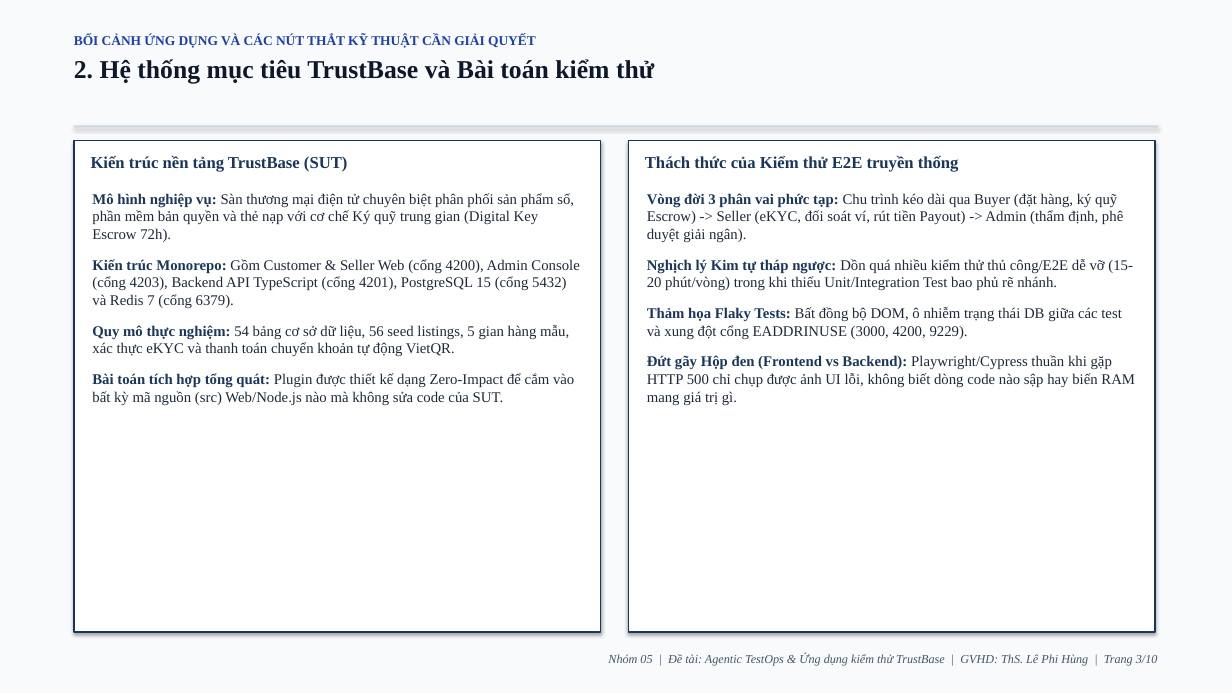
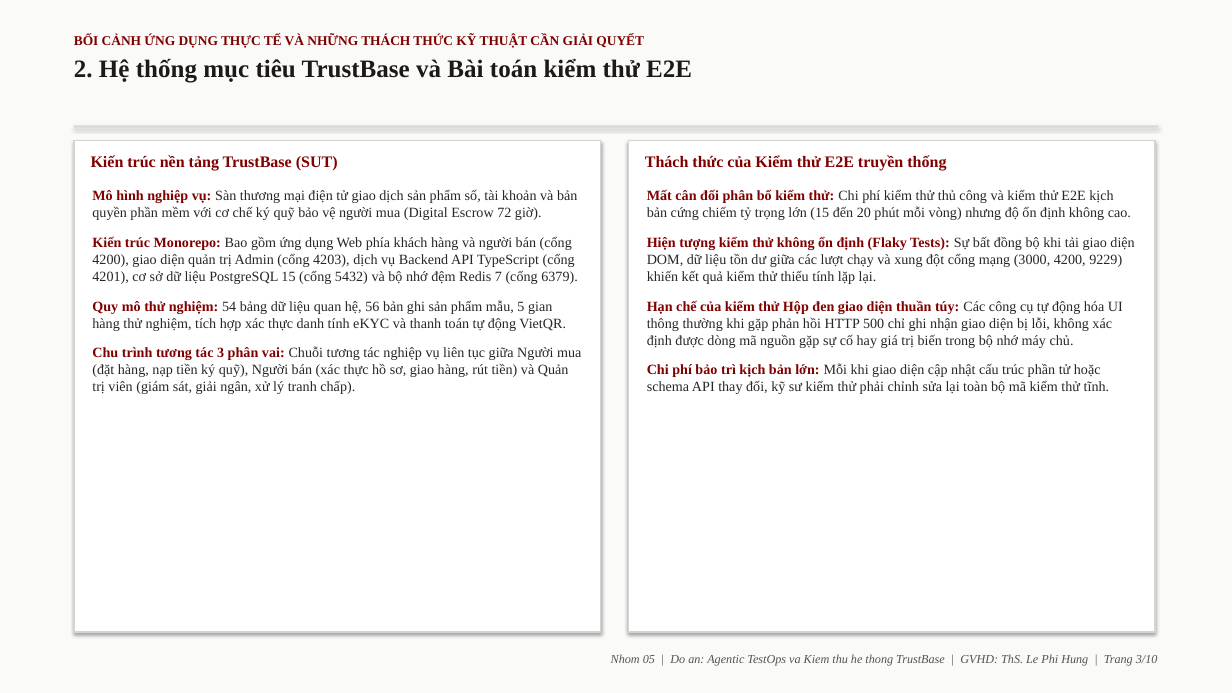
Before and after one commit to justpassingByte/agentic-test-ops, a slide deck: slide 3 of Nhom05_AgenticTestOps_ThuyetTrinh.pptx. Drawn at 1232x693 pixels with LibreOffice and Linux fonts; fonts in the diff are those of the drawing. Boxes give left, top, right and bottom in pixels: in the first picture for what was removed or moved away, otherwise in the second. Text is boxed around its words. In the diff, an @@ line names an element or a change of style, - is before the commit and + after.

Commit message:
docs: streamline submission deliverables into 4 core sections and 10 academic slides without blue theme

```diff
--- a/Nhom05_AgenticTestOps_ThuyetTrinh.pptx
+++ b/Nhom05_AgenticTestOps_ThuyetTrinh.pptx
@@ rectangle at (x1=0, y1=0, x2=1232, y2=693): fill #F8FAFC to #FAFAF9 @@
@@ text at (x1=74, y1=35, x2=692, y2=83): text changed; text colour #1E40AF to #800000 @@
-BỐI CẢNH ỨNG DỤNG VÀ CÁC NÚT THẮT KỸ THUẬT CẦN GIẢI QUYẾT
-2. Hệ thống mục tiêu TrustBase và Bài toán kiểm thử
+BỐI CẢNH ỨNG DỤNG THỰC TẾ VÀ NHỮNG THÁCH THỨC KỸ THUẬT CẦN GIẢI QUYẾT
+2. Hệ thống mục tiêu TrustBase và Bài toán kiểm thử E2E
@@ rectangle at (x1=74, y1=140, x2=601, y2=632): outline #1B365D 1 pt to #D6D3D1 1 pt @@
@@ rectangle at (x1=74, y1=126, x2=1158, y2=128): fill #CBD5E1 to #D6D3D1 @@
@@ rectangle at (x1=628, y1=140, x2=1155, y2=632): outline #1B365D 1 pt to #D6D3D1 1 pt @@
@@ text "Kiến trúc nền tảng TrustBase ..." at (x1=91, y1=155, x2=338, y2=171): size 13 to 12.5 pt, text colour #1B365D to #800000 @@
@@ text "Thách thức của Kiểm thử ..." at (x1=645, y1=155, x2=946, y2=171): size 13 to 12.5 pt, text colour #1B365D to #800000 @@
@@ text at (x1=92, y1=190, x2=581, y2=394): text changed; size 11.5 to 11 pt; text colour #1E293B to #292524 @@
-Mô hình nghiệp vụ: Sàn thương mại điện tử chuyên biệt phân phối sản phẩm số, phần mềm bản quyền và thẻ nạp với cơ chế Ký quỹ trung gian (Digital Key Escrow 72h).
-Kiến trúc Monorepo: Gồm Customer & Seller Web (cổng 4200), Admin Console (cổng 4203), Backend API TypeScript (cổng 4201), PostgreSQL 15 (cổng 5432) và Redis 7 (cổng 6379).
-Quy mô thực nghiệm: 54 bảng cơ sở dữ liệu, 56 seed listings, 5 gian hàng mẫu, xác thực eKYC và thanh toán chuyển khoản tự động VietQR.
-Bài toán tích hợp tổng quát: Plugin được thiết kế dạng Zero-Impact để cắm vào bất kỳ mã nguồn (src) Web/Node.js nào mà không sửa code của SUT.
+Mô hình nghiệp vụ: Sàn thương mại điện tử giao dịch sản phẩm số, tài khoản và bản quyền phần mềm với cơ chế ký quỹ bảo vệ người mua (Digital Escrow 72 giờ).
+Kiến trúc Monorepo: Bao gồm ứng dụng Web phía khách hàng và người bán (cổng 4200), giao diện quản trị Admin (cổng 4203), dịch vụ Backend API TypeScript (cổng 4201), cơ sở dữ liệu PostgreSQL 15 (cổng 5432) và bộ nhớ đệm Redis 7 (cổng 6379).
+Quy mô thử nghiệm: 54 bảng dữ liệu quan hệ, 56 bản ghi sản phẩm mẫu, 5 gian hàng thử nghiệm, tích hợp xác thực danh tính eKYC và thanh toán tự động VietQR.
+Chu trình tương tác 3 phân vai: Chuỗi tương tác nghiệp vụ liên tục giữa Người mua (đặt hàng, nạp tiền ký quỹ), Người bán (xác thực hồ sơ, giao hàng, rút tiền) và Quản trị viên (giám sát, giải ngân, xử lý tranh chấp).
@@ text at (x1=647, y1=189, x2=1134, y2=394): text changed; size 11.5 to 11 pt; text colour #1E293B to #292524 @@
-Vòng đời 3 phân vai phức tạp: Chu trình kéo dài qua Buyer (đặt hàng, ký quỹ Escrow) -> Seller (eKYC, đối soát ví, rút tiền Payout) -> Admin (thẩm định, phê duyệt giải ngân).
-Nghịch lý Kim tự tháp ngược: Dồn quá nhiều kiểm thử thủ công/E2E dễ vỡ (15-20 phút/vòng) trong khi thiếu Unit/Integration Test bao phủ rẽ nhánh.
-Thảm họa Flaky Tests: Bất đồng bộ DOM, ô nhiễm trạng thái DB giữa các test và xung đột cổng EADDRINUSE (3000, 4200, 9229).
-Đứt gãy Hộp đen (Frontend vs Backend): Playwright/Cypress thuần khi gặp HTTP 500 chỉ chụp được ảnh UI lỗi, không biết dòng code nào sập hay biến RAM mang giá trị gì.
+Mất cân đối phân bổ kiểm thử: Chi phí kiểm thử thủ công và kiểm thử E2E kịch bản cứng chiếm tỷ trọng lớn (15 đến 20 phút mỗi vòng) nhưng độ ổn định không cao.
+Hiện tượng kiểm thử không ổn định (Flaky Tests): Sự bất đồng bộ khi tải giao diện DOM, dữ liệu tồn dư giữa các lượt chạy và xung đột cổng mạng (3000, 4200, 9229) khiến kết quả kiểm thử thiếu tính lặp lại.
+Hạn chế của kiểm thử Hộp đen giao diện thuần túy: Các công cụ tự động hóa UI thông thường khi gặp phản hồi HTTP 500 chỉ ghi nhận giao diện bị lỗi, không xác định được dòng mã nguồn gặp sự cố hay giá trị biến trong bộ nhớ máy chủ.
+Chi phí bảo trì kịch bản lớn: Mỗi khi giao diện cập nhật cấu trúc phần tử hoặc schema API thay đổi, kỹ sư kiểm thử phải chỉnh sửa lại toàn bộ mã kiểm thử tĩnh.
@@ text at (x1=611, y1=654, x2=1158, y2=666): text changed; text colour #475569 to #57534E @@
-Nhóm 05 | Đề tài: Agentic TestOps & Ứng dụng kiểm thử TrustBase | GVHD: ThS. Lê Phi Hùng | Trang 3/10
+Nhom 05 | Do an: Agentic TestOps va Kiem thu he thong TrustBase | GVHD: ThS. Le Phi Hung | Trang 3/10
```
Also in this commit, not shown: 6 other slides changed, 3 slides added, 3 slides removed, 3 other files.
